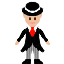
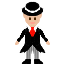
Layers edited between the first and the second 64 x 64 image:
renamed "Hat" to "Suit", painted on it over <box>19,16,46,54</box>
renamed "Suit" to "Face", painted on it over <box>19,16,46,53</box>
renamed "Face" to "Tie", painted on it over <box>25,16,40,39</box>
renamed "Tie" to "Hands", painted on it over <box>14,32,51,45</box>
renamed "Hands" to "DressShirt", painted on it over <box>14,23,51,45</box>
renamed "DressShirt" to "Shoes", painted on it over <box>21,23,44,53</box>
renamed "Shoes" to "Pants", painted on it over <box>14,16,51,54</box>
renamed "Pants" to "Layer 1", hid it, painted on it over <box>14,16,51,54</box>
